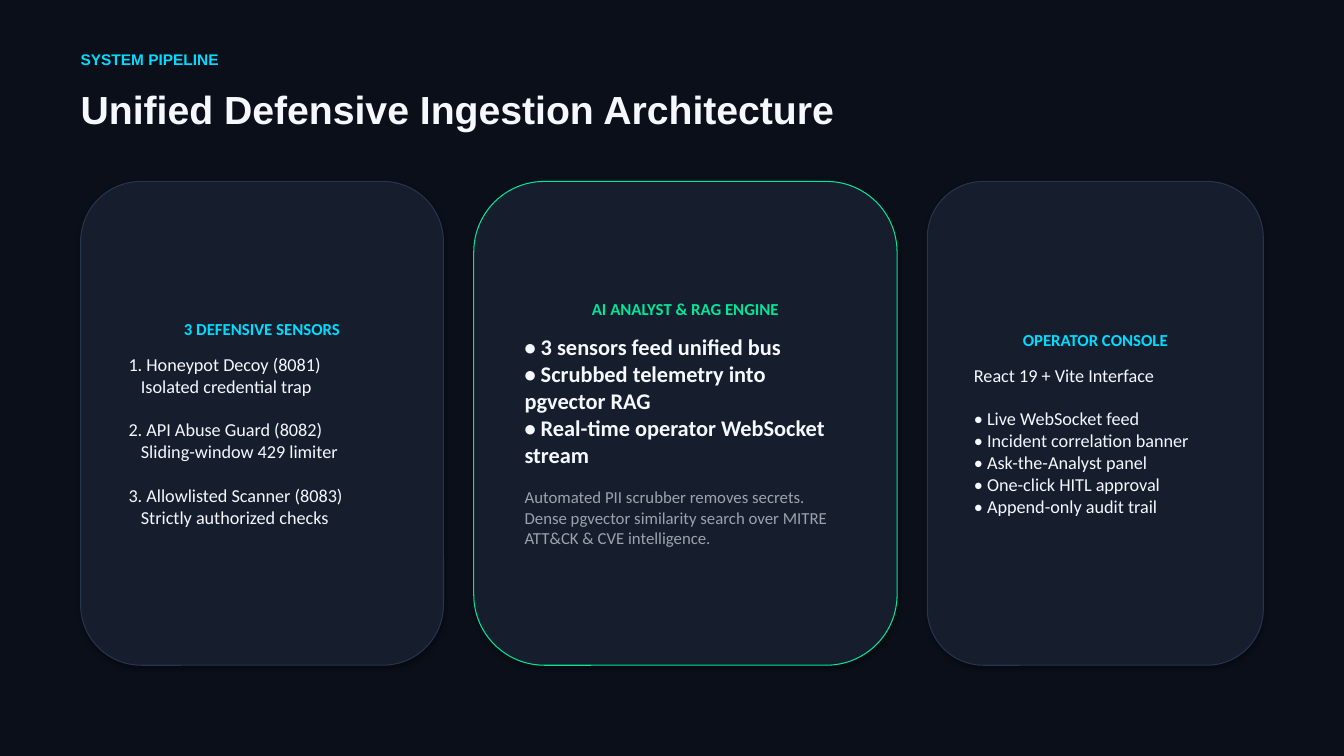
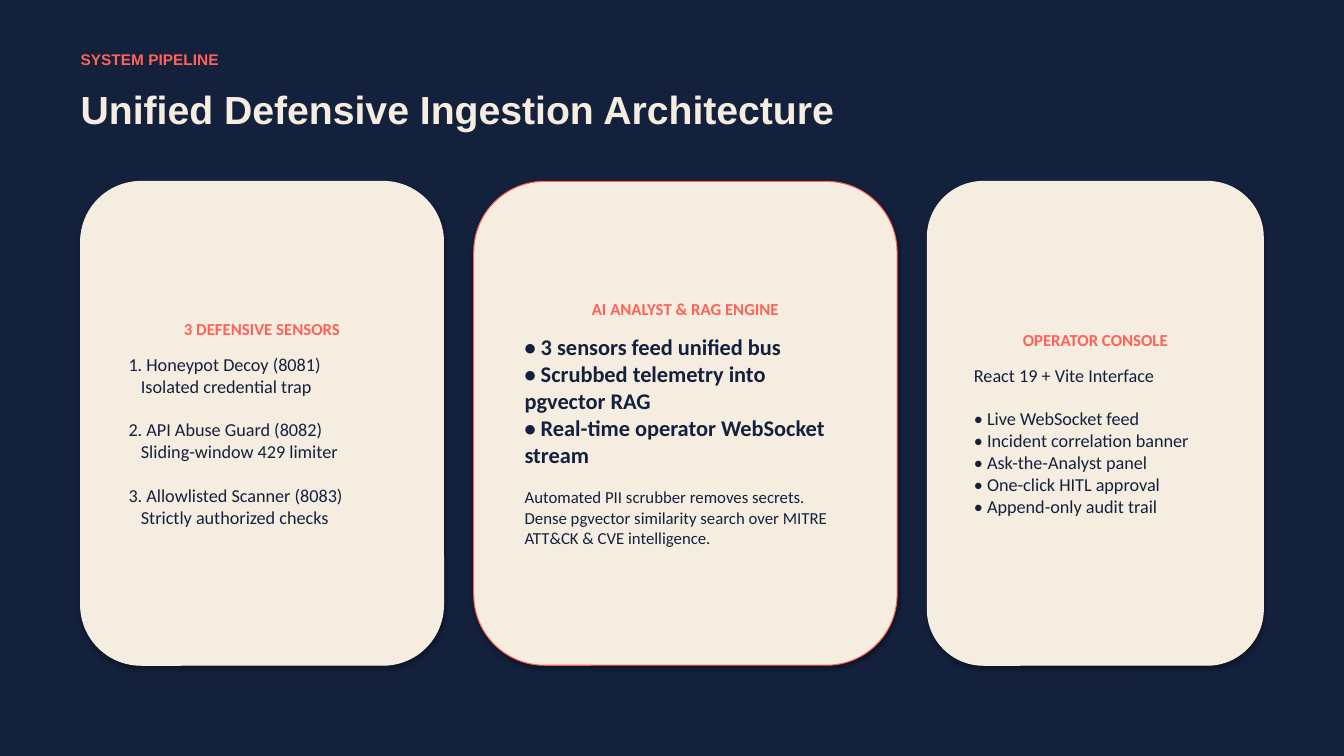
Before and after one commit to rahat4528/prohori-ai, a slide deck: slide 4 of docs/Prohori_AI_Pitch_Deck.pptx. Drawn at 1344x756 pixels with LibreOffice and Linux fonts; fonts in the diff are those of the drawing. Boxes give left, top, right and bottom in pixels: in the first picture for what was removed or moved away, otherwise in the second. Text is boxed around its words. In the diff, an @@ line names an element or a change of style, - is before the commit and + after.

```diff
--- a/docs/Prohori_AI_Pitch_Deck.pptx
+++ b/docs/Prohori_AI_Pitch_Deck.pptx
@@ rectangle at <box>0,0,1344,756</box>: fill #0B0F19 to #14213D @@
@@ text "SYSTEM PIPELINE" at <box>81,54,218,65</box>: text colour #00DCFF to #FF6258 @@
@@ text "Unified Defensive Ingestion Architecture" at <box>81,95,834,132</box>: text colour #F5F8FF to #F4EDE0 @@
@@ rounded rectangle "3 DEFENSIVE SENSORS" at <box>81,181,444,665</box>: text colour #00DCFF to #FF6258 in "3 DEFENSIVE SENSORS"; text colour #F5F8FF to #14213D in "1. Honeypot Decoy (8081) Isolated credential trap ..."; fill #161E2E to #F4EDE0; outline #26344F 0.75 pt to #F4EDE0 0.75 pt @@
@@ rounded rectangle "AI ANALYST & RAG ENGINE" at <box>474,181,897,665</box>: text colour #00E699 to #FF6258 in "AI ANALYST & RAG ENGINE"; text colour #F5F8FF to #14213D in "• 3 sensors feed unified bus • ..."; text colour #9CA3AF to #14213D in "Automated PII scrubber removes secrets. Dense pgvector ..."; fill #161E2E to #F4EDE0; outline #00E699 0.75 pt to #FF6258 0.75 pt @@
@@ rounded rectangle "OPERATOR CONSOLE" at <box>928,181,1263,665</box>: text colour #00DCFF to #FF6258 in "OPERATOR CONSOLE"; text colour #F5F8FF to #14213D in "React 19 + Vite Interface • Live ..."; fill #161E2E to #F4EDE0; outline #26344F 0.75 pt to #F4EDE0 0.75 pt @@
```
Also in this commit, not shown: 7 other slides changed, 29 other files.
